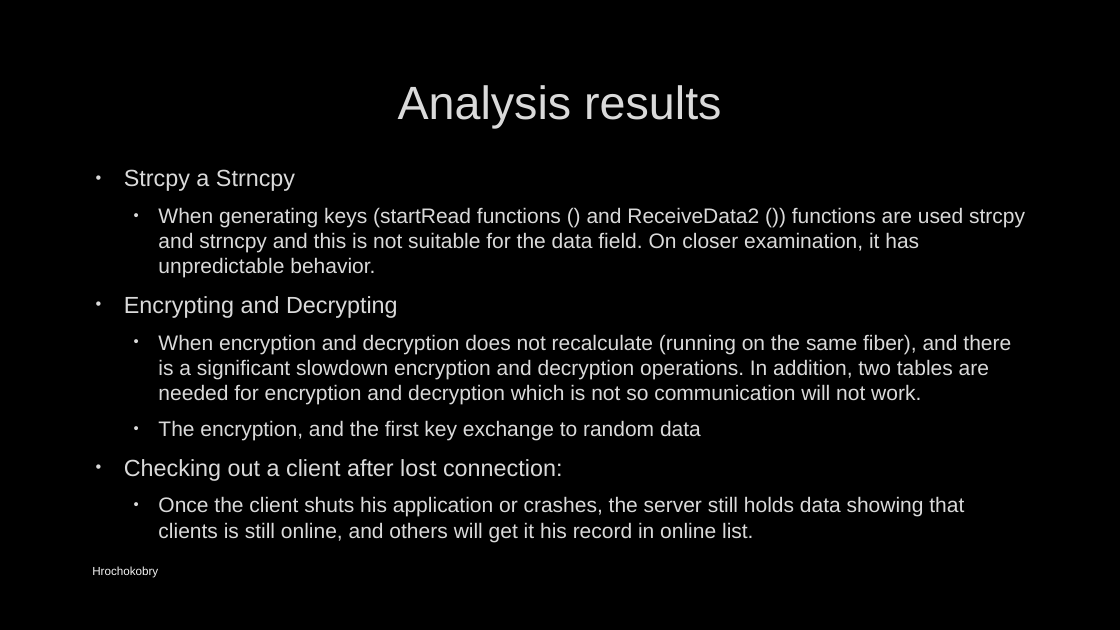
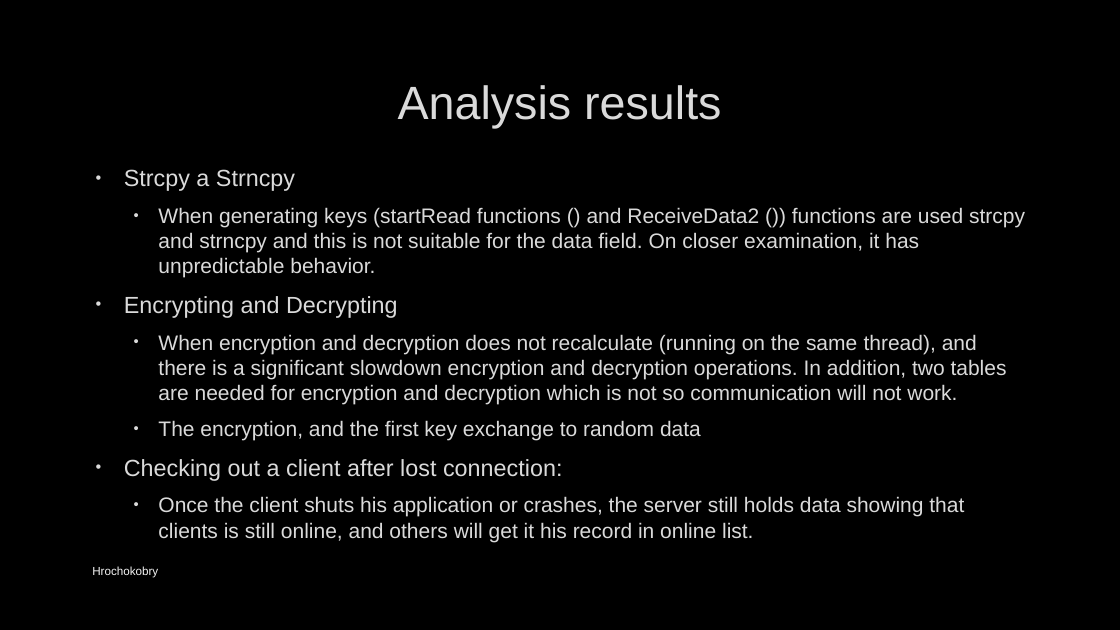
Before and after one commit to Mikycrazy/pb173-project, a slide deck: slide 5 of Docs/Hrochokobry.pptx. Drawn at 1120x630 pixels with LibreOffice and Linux fonts; fonts in the diff are those of the drawing; background and template pictures are left out. Boxes give left, top, right and bottom in pixels: in the first picture for what was removed or moved away, otherwise in the second. Text is boxed around its words. In the diff, an @@ line names an element or a change of style, - is before the commit and + after.

Commit message:
ppt

```diff
--- a/Docs/Hrochokobry.pptx
+++ b/Docs/Hrochokobry.pptx
@@ text at [158,334,1007,404]: text changed @@
-  • When encryption and decryption does not recalculate (running on the same fiber), and there is a significant slowdown encryption and decryption operations. In addition, two tables are needed for encryption and decryption which is not so communication will not work.
+  • When encryption and decryption does not recalculate (running on the same thread), and there is a significant slowdown encryption and decryption operations. In addition, two tables are needed for encryption and decryption which is not so communication will not work.
```
Also in this commit, not shown: 1 other slide changed, 4 slides added.
